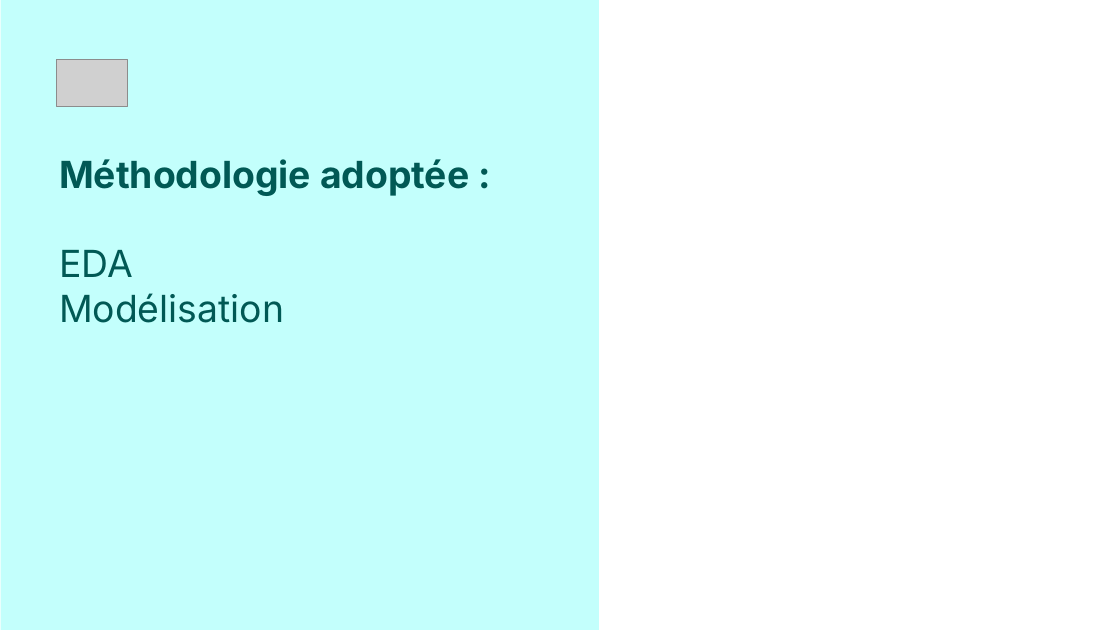
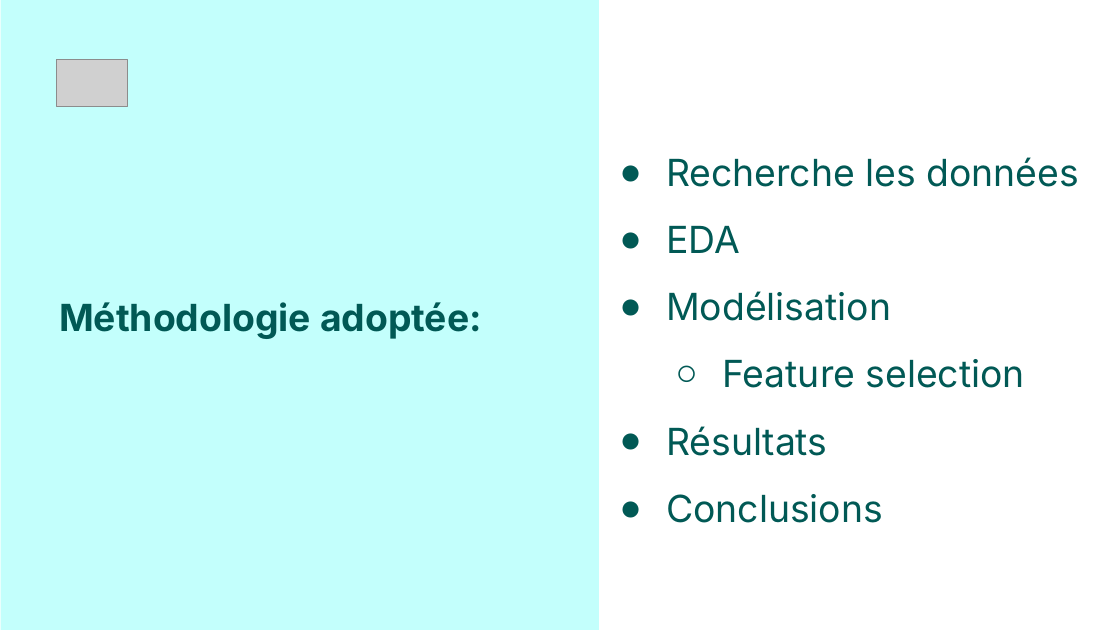
Before and after one commit to baigalmaa-baatar/Predict-energy-consumption, a slide deck: slide 5 of modeling/Final_Project_Slides.pptx (slide 6 before the commit). Drawn at 1120x630 pixels with LibreOffice and Linux fonts; fonts in the diff are those of the drawing; grey boxes stand for pictures. Boxes give left, top, right and bottom in pixels: in the first picture for what was removed or moved away, otherwise in the second. Text is boxed around its words. In the diff, an @@ line names an element or a change of style, - is before the commit and + after.

Commit message:
Improved slide with EDA and feature selection

```diff
--- a/modeling/Final_Project_Slides.pptx
+++ b/modeling/Final_Project_Slides.pptx
@@ title "Méthodologie adoptée:" at (59, 302, 482, 339): vertical alignment top to middle @@
@@ text added at (666, 157, 1080, 523), 24 pt, text #015955 @@
+● Recherche les données
+● EDA
+● Modélisation
+  ○ Feature selection
+● Résultats
+● Conclusions
@@ title at (59, 302, 482, 339): text changed @@
-Méthodologie adoptée :
-EDA
-Modélisation
+Méthodologie adoptée:
```
Also in this commit, not shown: 4 other slides changed, 19 slides added, 3 slides removed.
